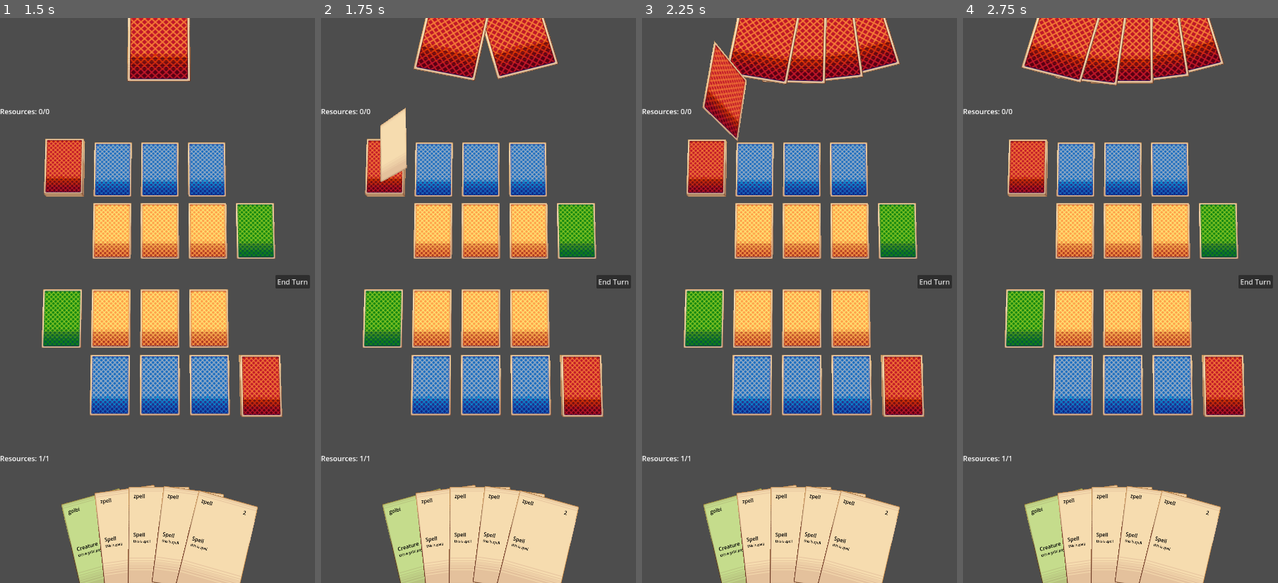
Above: before the commit, frames 1-4 (left to right).
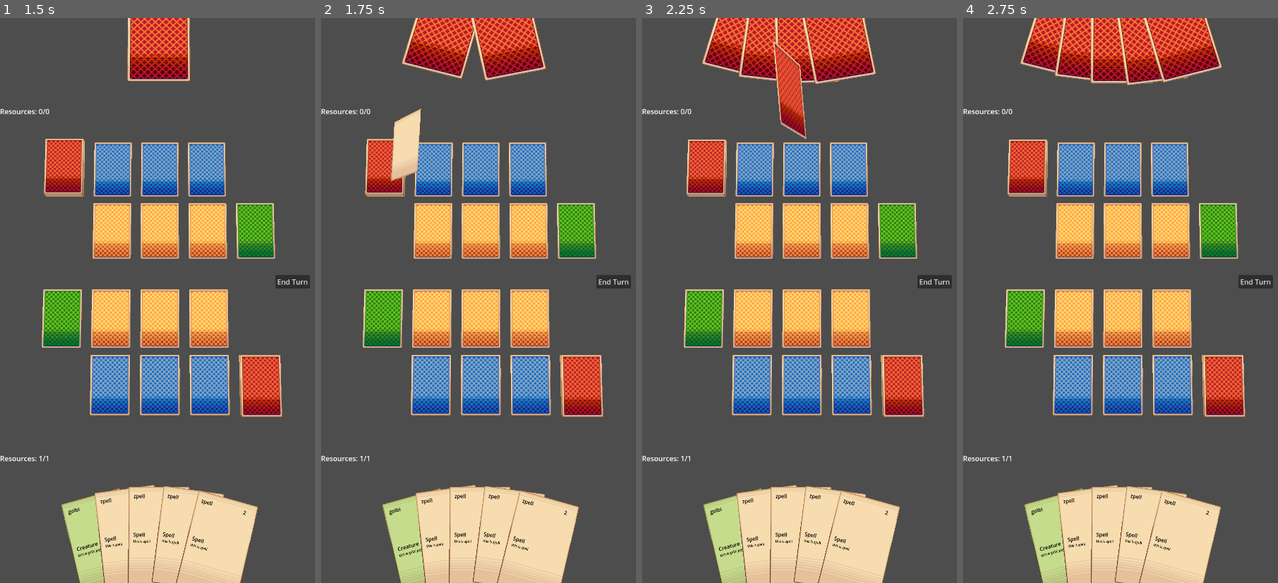
Above: after the commit, the same moments.

Repository: akaFalk/tcg
Game: Godot game, scene res://scenes/main.tscn
The game is run twice, just before and just after one commit, with the same random seed, the same clock (stepped at 60 frames per second) and the same inputs.
Inputs (mouse positions are in pixels of both pictures, inside the frame that each line leads up to):
- Up to frame 1 (1.5 s): tap Enter at 0.5 s; move the mouse to (229, 272) at 0.52 s; hold Up (ui_up) 0.53-1.25 s; tap O at 0.6 s; click (229, 272) at 0.67 s; drag from (94, 328) to (141, 413) at 1.27 s
- Up to frame 2 (1.75 s): no input
- Up to frame 3 (2.25 s): move the mouse to (834, 176) at 2.02 s; hold Up (ui_up) from 2.03 s (still down); tap Shift at 2.1 s
- Up to frame 4 (2.75 s): keep holding Up (ui_up)

Frame 1 is identical in both runs. In frame 2, 4.7% of the frame differs, in the area x 18-76%, y 0-29%; in frame 3, 6.9%, in the area x 19-83%, y 0-22%; in frame 4, 4.8%.

Commit message:
refactor hands

Diff:
--- /dev/null
+++ b/data/opponent_hand.tres
@@ -0,0 +1,20 @@
+[gd_resource type="Resource" script_class="HandConfig" load_steps=2 format=3 uid="uid://dl1xtg5su8pd6"]
+
+[ext_resource type="Script" uid="uid://cqt7kjjqetyy5" path="res://scripts/entities/hands/hand_config.gd" id="1_w8ndp"]
+
+[resource]
+script = ExtResource("1_w8ndp")
+screen_margin = 0.15
+hand_distance_from_camera = 3.2
+vertical_offset = 0.5
+flip = 0
+fan_angle = 30.0
+z_spacing = 0.01
+vertical_arc_height = 2.0
+min_radius = 1.0
+max_radius = 3.0
+min_cards_for_growth = 2
+max_cards_for_growth = 10
+card_scale = Vector3(0.5, 0.5, 0.5)
+face_rotation_y = 0.0
+show_labels = true
--- /dev/null
+++ b/data/player_hand.tres
@@ -0,0 +1,20 @@
+[gd_resource type="Resource" script_class="HandConfig" load_steps=2 format=3 uid="uid://c5g282k7lsafi"]
+
+[ext_resource type="Script" uid="uid://cqt7kjjqetyy5" path="res://scripts/entities/hands/hand_config.gd" id="1_n1yt1"]
+
+[resource]
+script = ExtResource("1_n1yt1")
+screen_margin = 0.2
+hand_distance_from_camera = 3.2
+vertical_offset = -0.5
+flip = 180
+fan_angle = 30.0
+z_spacing = 0.01
+vertical_arc_height = 2.0
+min_radius = 1.0
+max_radius = 3.0
+min_cards_for_growth = 2
+max_cards_for_growth = 10
+card_scale = Vector3(0.5, 0.5, 0.5)
+face_rotation_y = 0.0
+show_labels = true
--- a/scenes/deck.tscn
+++ b/scenes/deck.tscn
@@ -6,10 +6,8 @@
 [sub_resource type="BoxShape3D" id="BoxShape3D_tbcxn"]
 size = Vector3(0.963623, 1.43956, 0.00338745)
 
-[node name="Deck" type="Node3D" node_paths=PackedStringArray("collision", "sprite")]
+[node name="Deck" type="Node3D"]
 script = ExtResource("1_iwvh5")
-collision = NodePath("Area3D/CollisionShape3D")
-sprite = NodePath("Sprite3D")
 
 [node name="Sprite3D" type="Sprite3D" parent="."]
 visible = false
--- a/scenes/main.tscn
+++ b/scenes/main.tscn
@@ -1,12 +1,12 @@
-[gd_scene load_steps=18 format=3 uid="uid://crf02py6ivrhs"]
+[gd_scene load_steps=19 format=3 uid="uid://crf02py6ivrhs"]
 
 [ext_resource type="Script" uid="uid://3gwct2hgy3es" path="res://scripts/systems/card_manager.gd" id="1_fnqc8"]
 [ext_resource type="Texture2D" uid="uid://xs2i50m3otqy" path="res://assets/card-back1.png" id="2_85g3d"]
 [ext_resource type="Texture2D" uid="uid://d0gp1c48nitab" path="res://assets/card-back4.png" id="2_ya4ey"]
 [ext_resource type="PackedScene" uid="uid://cmn5fanrrjxmq" path="res://scenes/card_slot.tscn" id="3_0w6vj"]
 [ext_resource type="Texture2D" uid="uid://ctun7c2ec82y7" path="res://assets/card-back3.png" id="3_choun"]
+[ext_resource type="Resource" uid="uid://c5g282k7lsafi" path="res://data/player_hand.tres" id="3_muem4"]
 [ext_resource type="Script" uid="uid://c5jpt1q3vulgi" path="res://scripts/entities/hands/player_hand.gd" id="4_1nvsg"]
-[ext_resource type="Texture2D" uid="uid://ddxe5w2bf737n" path="res://assets/card-back2.png" id="4_s6vfv"]
 [ext_resource type="PackedScene" uid="uid://c55oevxm0q8ee" path="res://scenes/deck.tscn" id="6_85g3d"]
 [ext_resource type="Script" uid="uid://c6iv3vhdxdf6g" path="res://scripts/systems/input_manager.gd" id="6_n1dqr"]
 [ext_resource type="Script" uid="uid://b1g1uel55m1wn" path="res://scripts/ui/resource_ui.gd" id="8_jkv2x"]
@@ -15,6 +15,7 @@
 [ext_resource type="Script" uid="uid://16qkqhtusgwp" path="res://scripts/ui/end_turn_button.gd" id="9_choun"]
 [ext_resource type="Resource" uid="uid://nypxybqxd3ig" path="res://data/players/player_data.tres" id="9_jbj1t"]
 [ext_resource type="Script" uid="uid://coa17uwgx4x6r" path="res://scripts/entities/hands/opponent_hand.gd" id="10_a8y0u"]
+[ext_resource type="Resource" uid="uid://dl1xtg5su8pd6" path="res://data/opponent_hand.tres" id="13_dp3eg"]
 [ext_resource type="Script" uid="uid://c3nrlmec2nmty" path="res://scripts/systems/turn_system.gd" id="15_dp3eg"]
 [ext_resource type="Resource" uid="uid://dfnxn5fdrxn8c" path="res://data/players/opponent_data.tres" id="17_muem4"]
 
@@ -28,10 +29,11 @@
 
 [node name="PlayerField" type="Node3D" parent="."]
 
-[node name="PlayerHand" type="Node3D" parent="PlayerField" node_paths=PackedStringArray("turn_system", "camera")]
+[node name="PlayerHand" type="Node3D" parent="PlayerField" node_paths=PackedStringArray("camera", "turn_system")]
 script = ExtResource("4_1nvsg")
+config = ExtResource("3_muem4")
+camera = NodePath("../../Camera3D")
 turn_system = NodePath("../../Systems/TurnSystem")
-camera = NodePath("../../Camera3D")
 
 [node name="Deck" parent="PlayerField" node_paths=PackedStringArray("card_loader", "card_manager") instance=ExtResource("6_85g3d")]
 transform = Transform3D(0.5, 0, 0, 0, 0.5, 0, 0, 0, 0.5, 2.7, 0.4, 0)
@@ -118,20 +120,18 @@
 slot_type = 2
 image = ExtResource("3_choun")
 
-[node name="Deck" type="Node3D" parent="OpponentField" node_paths=PackedStringArray("card_loader", "card_manager", "sprite")]
+[node name="Deck" type="Node3D" parent="OpponentField" node_paths=PackedStringArray("card_loader", "card_manager")]
 transform = Transform3D(0.5, 0, 0, 0, 0.5, 0, 0, 0, 0.5, 0.3, 3.1, 0)
 script = ExtResource("8_trceg")
 card_loader = NodePath("../../CardLoader")
 card_manager = NodePath("../../Systems/CardManager")
-sprite = NodePath("Sprite3D")
 player = 1
 
-[node name="Sprite3D" type="Sprite3D" parent="OpponentField/Deck"]
-render_priority = -1
-texture = ExtResource("4_s6vfv")
-
-[node name="OpponentHand" type="Node3D" parent="OpponentField"]
+[node name="OpponentHand" type="Node3D" parent="OpponentField" node_paths=PackedStringArray("camera", "turn_system")]
 script = ExtResource("10_a8y0u")
+config = ExtResource("13_dp3eg")
+camera = NodePath("../../Camera3D")
+turn_system = NodePath("../../Systems/TurnSystem")
 
 [node name="ResourcesUI" type="Control" parent="OpponentField"]
 layout_mode = 3
--- a/scripts/entities/deck.gd
+++ b/scripts/entities/deck.gd
@@ -4,8 +4,6 @@
 
 @export var card_loader: CardLoader
 @export var card_manager: CardManager
-@export var collision: CollisionShape3D
-@export var sprite: Sprite3D
 @export var player: PlayerData.Type = PlayerData.Type.PLAYER
 
 signal card_drawn(card: Card)
@@ -31,13 +29,6 @@
 	if cards.is_empty(): return
 
 	var drawn_card: Card = cards.pop_front()
-	update_deck_state()
 
 	drawn_card.set_labels_visible(player == PlayerData.Type.PLAYER)
 	emit_signal("card_drawn", drawn_card)
-
-
-func update_deck_state() -> void:
-	if cards.is_empty():
-		collision.disabled = true
-		sprite.visible = false
--- a/scripts/entities/hands/base_hand.gd
+++ b/scripts/entities/hands/base_hand.gd
@@ -1,25 +1,35 @@
 class_name BaseHand extends Node3D
 
-## All hands should implement this signal
 signal card_added(card: Card)
 signal card_removed(card: Card)
 
+@export var config: HandConfig
 @export var camera: Camera3D
-@export var max_cards_visible: int = 10
-@export var card_scale: Vector3 = Vector3(0.5, 0.5, 0.5)
+@export var turn_system: TurnSystem
 
 var cards: Array[Card] = []
 var hand_base_position: Vector3
 
 func _ready() -> void:
+	assert(config != null, "HandConfig must be assigned")
 	if !camera:
 		camera = get_viewport().get_camera_3d()
 	get_viewport().connect("size_changed", update_hand_base_position)
 	update_hand_base_position()
 
+	if turn_system:
+		turn_system.phase_changed.connect(_on_phase_changed)
+
 func update_hand_base_position() -> void:
-	## To be implemented in inherited classes
-	pass
+	if !camera:
+		return
+
+	var viewport_pos = _get_viewport_margin_position()
+	var ray_origin = camera.project_ray_origin(viewport_pos)
+	var ray_dir = camera.project_ray_normal(viewport_pos)
+
+	hand_base_position = ray_origin + ray_dir * config.hand_distance_from_camera
+	hand_base_position += camera.global_transform.basis.y * config.vertical_offset
 
 func add_card(card: Card) -> void:
 	cards.append(card)
@@ -34,10 +44,79 @@
 		update_hand_positions()
 
 func update_hand_positions() -> void:
-	## To be implemented in inherited classes
+	var card_count = cards.size()
+	var current_radius = _calculate_dynamic_radius(card_count)
+
+	for i in card_count:
+		var card = cards[i]
+		var t = float(i) / (card_count - 1) if card_count > 1 else 0.5
+		var angle = lerp(-config.fan_angle/2, config.fan_angle/2, t)
+		var radian_angle = deg_to_rad(angle)
+
+		# Use overridden methods
+		var vertical_offset = _calculate_vertical_offset(radian_angle)
+		var horizontal_offset = sin(radian_angle) * current_radius
+
+		var camera_right = camera.global_transform.basis.x
+		var camera_up = camera.global_transform.basis.y
+
+		var camera_space_offset = (
+			camera_right * horizontal_offset +
+			camera_up * vertical_offset
+		)
+
+		var target_position = hand_base_position + camera_space_offset
+		target_position.z = _calculate_z_position(hand_base_position.z, i)
+
+		var target_rotation = _calculate_target_rotation(angle)
+
+		_animate_card(card, target_position, target_rotation, i)
+
+func _configure_card(card: Card) -> void:
+	card.scale = config.card_scale
+	card.set_labels_visible(config.show_labels)
+	card.rotation_degrees.y = config.face_rotation_y
+
+func _calculate_dynamic_radius(card_count: int) -> float:
+	if card_count <= config.min_cards_for_growth:
+		return config.min_radius
+	if card_count >= config.max_cards_for_growth:
+		return config.max_radius
+
+	var t = float(
+		card_count - config.min_cards_for_growth
+	) / float(
+		config.max_cards_for_growth - config.min_cards_for_growth
+	)
+	return lerp(config.min_radius, config.max_radius, t)
+
+func _animate_card(card: Card, target_position: Vector3, target_rotation: Vector3, index: int) -> void:
+	card.target_rotation = target_rotation
+	card.hand_position = target_position
+	card.update_render_priority(index)
+
+	var tween = get_tree().create_tween().set_parallel(true)
+	tween.tween_property(card, "global_position", target_position, 0.15)
+	tween.tween_property(card, "rotation_degrees", target_rotation, 0.15)
+
+# Abstract methods to be implemented in subclasses
+func _get_viewport_margin_position() -> Vector2:
+	return Vector2.ZERO
+
+func _on_phase_changed(new_phase: TurnSystem.Phase) -> void:
 	pass
 
-func _configure_card(card: Card) -> void:
-	## Common card configuration
-	card.scale = card_scale
-	card.set_labels_visible(true)
+func _calculate_vertical_offset(radian_angle: float) -> float:
+	# Default implementation (can be abstract)
+	assert(false, "Must be overridden in child classes")
+	return 0.0
+
+func _calculate_z_position(base_z: float, index: int) -> float:
+	# Default implementation
+	assert(false, "Must be overridden in child classes")
+	return 0.0
+
+func _calculate_target_rotation(angle: float) -> Vector3:
+	# Default implementation
+	assert(false, "Must be overridden in child classes")
+	return Vector3.ZERO
--- /dev/null
+++ b/scripts/entities/hands/hand_config.gd
@@ -0,0 +1,23 @@
+class_name HandConfig extends Resource
+
+@export_group("Positioning")
+@export var screen_margin: float = 0.2            # Margin from screen edge
+@export var hand_distance_from_camera: float = 3.2
+@export var vertical_offset: float = 0.5          # Vertical offset from base position
+@export var flip: int = 180
+
+@export_group("Fan Layout")
+@export var fan_angle: float = 30.0               # Total spread angle in degrees
+@export var z_spacing: float = 0.01               # Depth spacing between cards
+@export var vertical_arc_height: float = 2.0      # Height of the vertical arc
+
+@export_group("Dynamic Radius")
+@export var min_radius: float = 1.0
+@export var max_radius: float = 3.0
+@export var min_cards_for_growth: int = 2
+@export var max_cards_for_growth: int = 10
+
+@export_group("Visuals")
+@export var card_scale: Vector3 = Vector3(0.5, 0.5, 0.5)
+@export var face_rotation_y: float = 0.0          # Y rotation for card facing
+@export var show_labels: bool = true
--- a/scripts/entities/hands/opponent_hand.gd
+++ b/scripts/entities/hands/opponent_hand.gd
@@ -1,89 +1,24 @@
 class_name OpponentHand extends BaseHand
 
-const FAN_ANGLE := 30.0
-const CARD_Z_OFFSET := 0.05
-const Z_SPACING := 0.01
-const SCREEN_MARGIN_TOP := 0.15  # Mirror of player's bottom margin
-const HAND_DISTANCE_FROM_CAMERA := 3.2
-const VERTICAL_ARC_HEIGHT := 2.0
-const MIN_RADIUS := 1.0
-const MAX_RADIUS := 3.0
-const MIN_CARDS_FOR_GROWTH := 2
-const MAX_CARDS_FOR_GROWTH := 10
 
-var viewport_center_top: Vector2:
-	get: return _get_viewport_center_top()
+func _calculate_vertical_offset(radian_angle: float) -> float:
+	return (1 - cos(radian_angle)) * config.vertical_arc_height
 
-func update_hand_base_position() -> void:
-	if !camera:
-		return
+func _calculate_z_position(base_z: float, index: int) -> float:
+	return base_z - (index * config.z_spacing)
 
-	# Mirror the player hand's projection but from top of screen
-	var ray_origin = camera.project_ray_origin(viewport_center_top)
-	var ray_dir = camera.project_ray_normal(viewport_center_top)
-	hand_base_position = ray_origin + ray_dir * HAND_DISTANCE_FROM_CAMERA
+func _calculate_target_rotation(angle: float) -> Vector3:
+	return Vector3(0, 0, angle)
 
-	# Flip the vertical offset direction
-	hand_base_position += camera.global_transform.basis.y * 0.5
-
-func update_hand_positions() -> void:
-	var card_count = cards.size()
-	var current_radius = _calculate_dynamic_radius(card_count)
-	var camera_right = camera.global_transform.basis.x
-	var camera_up = camera.global_transform.basis.y
-
-	for i in card_count:
-		var card = cards[i]
-		var t = float(i) / (card_count - 1) if card_count > 1 else 0.5
-
-		# Mirror the fan angle
-		var angle = lerp(FAN_ANGLE/2, -FAN_ANGLE/2, t)
-		var radian_angle = deg_to_rad(angle)
-
-		# Invert vertical offset for downward arc
-		var horizontal_offset = sin(radian_angle) * current_radius
-		var vertical_offset = (1 - cos(radian_angle)) * VERTICAL_ARC_HEIGHT
-
-		var camera_space_offset = (
-			camera_right * horizontal_offset +
-			camera_up * vertical_offset
-		)
-
-		# Invert Z ordering for proper stacking
-		var target_position = hand_base_position + camera_space_offset
-		target_position.z = hand_base_position.z - (i * Z_SPACING)
-
-		# Mirror rotation
-		var target_rotation = Vector3(0, 0, angle)
-		_animate_card(card, target_position, target_rotation, i)
-
-func _get_viewport_center_top() -> Vector2:
+func _get_viewport_margin_position() -> Vector2:
 	var viewport = get_viewport()
 	if viewport:
 		var size = viewport.get_visible_rect().size
-		return Vector2(size.x * 0.5, size.y * SCREEN_MARGIN_TOP)
+		return Vector2(size.x * 0.5, size.y * config.screen_margin)
 	return Vector2.ZERO
-
-func _calculate_dynamic_radius(card_count: int) -> float:
-	# Same calculation as player hand
-	if card_count <= MIN_CARDS_FOR_GROWTH:
-		return MIN_RADIUS
-	if card_count >= MAX_CARDS_FOR_GROWTH:
-		return MAX_RADIUS
-
-	var t = float(card_count - MIN_CARDS_FOR_GROWTH) / float(MAX_CARDS_FOR_GROWTH - MIN_CARDS_FOR_GROWTH)
-	return lerp(MIN_RADIUS, MAX_RADIUS, t)
 
 func _configure_card(card: Card) -> void:
 	super._configure_card(card)
-	card.set_labels_visible(false)  # Keep opponent's cards face-down
-	card.rotation_degrees.y = 180  # Flip cards to face away
-
-func _animate_card(card: Card, target_position: Vector3, target_rotation: Vector3, index: int) -> void:
-	card.target_rotation = target_rotation
-	card.hand_position = target_position
-	card.update_render_priority(index)
-
-	var tween = get_tree().create_tween().set_parallel(true)
-	tween.tween_property(card, "global_position", target_position, 0.15)
-	tween.tween_property(card, "rotation_degrees", target_rotation, 0.15)
+	# Opponent-specific configuration
+	card.set_labels_visible(false)
+	card.rotation_degrees.y = 180
--- a/scripts/entities/hands/player_hand.gd
+++ b/scripts/entities/hands/player_hand.gd
@@ -1,88 +1,24 @@
 class_name PlayerHand extends BaseHand
 
-const FAN_ANGLE := 30.0
-const CARD_Z_OFFSET := 0.05
-const Z_SPACING := 0.01
-const SCREEN_MARGIN_BOTTOM := 0.2
-const HAND_DISTANCE_FROM_CAMERA := 3.2
-const VERTICAL_ARC_HEIGHT := 2.0
-const MIN_RADIUS := 1.0
-const MAX_RADIUS := 3.0
-const MIN_CARDS_FOR_GROWTH := 2
-const MAX_CARDS_FOR_GROWTH := 10
+func _calculate_vertical_offset(radian_angle: float) -> float:
+	return (cos(radian_angle) - 1) * config.vertical_arc_height
 
-@export var turn_system: TurnSystem
+func _calculate_z_position(base_z: float, index: int) -> float:
+	return base_z + (index * config.z_spacing)
 
-var viewport_center_bottom: Vector2:
-	get: return _get_viewport_center_bottom()
+func _calculate_target_rotation(angle: float) -> Vector3:
+	return Vector3(0, 180, angle)
 
-func _ready() -> void:
-	super._ready()
-	turn_system.phase_changed.connect(_on_phase_changed)
+func _get_viewport_margin_position() -> Vector2:
+	var viewport = get_viewport()
+	if viewport:
+		var size = viewport.get_visible_rect().size
+		return Vector2(size.x * 0.5, size.y * (1.0 - config.screen_margin))
+	return Vector2.ZERO
 
 func _on_phase_changed(new_phase: TurnSystem.Phase) -> void:
 	_update_card_playability()
 
-func update_hand_base_position() -> void:
-	if !camera:
-		return
-
-	var ray_origin = camera.project_ray_origin(viewport_center_bottom)
-	var ray_dir = camera.project_ray_normal(viewport_center_bottom)
-	hand_base_position = ray_origin + ray_dir * HAND_DISTANCE_FROM_CAMERA
-	hand_base_position += camera.global_transform.basis.y * -0.5
-
-func update_hand_positions() -> void:
-	_update_card_playability()
-	var card_count = cards.size()
-	var current_radius = _calculate_dynamic_radius(card_count)
-	var camera_right = camera.global_transform.basis.x
-	var camera_up = camera.global_transform.basis.y
-
-	for i in card_count:
-		var card = cards[i]
-		var t = float(i) / (card_count - 1) if card_count > 1 else 0.5
-		var angle = lerp(-FAN_ANGLE/2, FAN_ANGLE/2, t)
-		var radian_angle = deg_to_rad(angle)
-
-		var horizontal_offset = sin(radian_angle) * current_radius
-		var vertical_offset = (cos(radian_angle) - 1) * VERTICAL_ARC_HEIGHT
-
-		var camera_space_offset = (
-			camera_right * horizontal_offset +
-			camera_up * vertical_offset
-		)
-
-		var target_position = hand_base_position + camera_space_offset
-		target_position.z = hand_base_position.z + (i * Z_SPACING)
-
-		_animate_card(card, target_position, Vector3(0, 180, angle), i)
-
-func _get_viewport_center_bottom() -> Vector2:
-	var viewport = get_viewport()
-	if viewport:
-		var size = viewport.get_visible_rect().size
-		return Vector2(size.x * 0.5, size.y * (1.0 - SCREEN_MARGIN_BOTTOM))
-	return Vector2.ZERO
-
-func _calculate_dynamic_radius(card_count: int) -> float:
-	if card_count <= MIN_CARDS_FOR_GROWTH:
-		return MIN_RADIUS
-	if card_count >= MAX_CARDS_FOR_GROWTH:
-		return MAX_RADIUS
-
-	var t = float(card_count - MIN_CARDS_FOR_GROWTH) / float(MAX_CARDS_FOR_GROWTH - MIN_CARDS_FOR_GROWTH)
-	return lerp(MIN_RADIUS, MAX_RADIUS, t)
-
-func _animate_card(card: Card, target_position: Vector3, target_rotation: Vector3, index: int) -> void:
-	card.target_rotation = target_rotation
-	card.hand_position = target_position
-	card.update_render_priority(index)
-
-	var tween = get_tree().create_tween().set_parallel(true)
-	tween.tween_property(card, "global_position", target_position, 0.15)
-	tween.tween_property(card, "rotation_degrees", target_rotation, 0.15)
-
 func _update_card_playability() -> void:
 	for card in cards:
 		card.check_playability(GameManager.player_data)
--- a/scripts/systems/card_validator.gd
+++ b/scripts/systems/card_validator.gd
@@ -4,13 +4,10 @@
 	return _check_resources(card, player_data) && _check_phase()
 
 static func _check_resources(card: Card, player_data: PlayerData) -> bool:
-	if player_data.current_resources < card.card_data.cost:
-		# GameManager.show_error("Not enough resources!")
-		return false
-	return true
+	return player_data.current_resources >= card.card_data.cost
 
 static func _check_phase() -> bool:
-	if GameManager.turn_system.current_phase != TurnSystem.Phase.MAIN:
-		#GameManager.show_error("Can only play cards during main phase!")
-		return false
-	return true
+	return (
+		GameManager.turn_system.current_player == PlayerData.Type.PLAYER
+		and GameManager.turn_system.current_phase == TurnSystem.Phase.MAIN
+	)
--- a/scripts/systems/turn_system.gd
+++ b/scripts/systems/turn_system.gd
@@ -37,7 +37,7 @@
 	set_phase(Phase.START)
 
 func start_new_turn() -> void:
-	current_player = _get_opponent_id()
+	current_player = _get_next_player()
 	is_first_turn = false
 	turn_started.emit(current_player)
 	set_phase(Phase.START)
@@ -109,5 +109,5 @@
 func _get_current_player_data() -> PlayerData:
 	return GameManager.player_data if current_player == PlayerData.Type.PLAYER else GameManager.opponent_data
 
-func _get_opponent_id() -> PlayerData.Type:
+func _get_next_player() -> PlayerData.Type:
 	return PlayerData.Type.PLAYER if current_player == PlayerData.Type.OPPONENT else PlayerData.Type.OPPONENT
Not shown, added: scripts/entities/hands/hand_config.gd.uid
